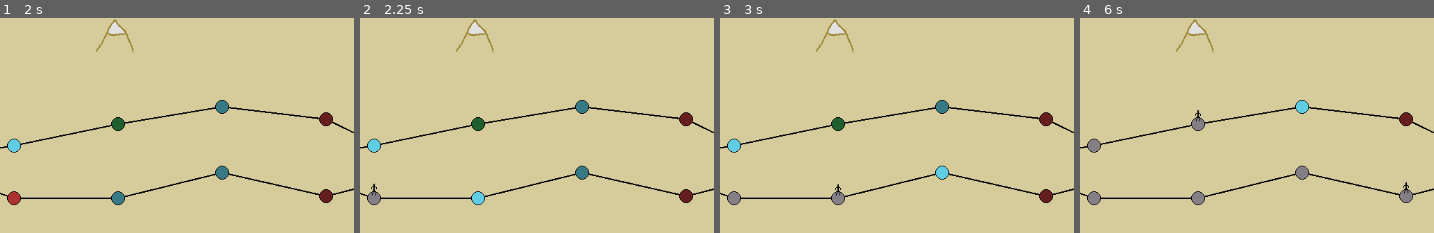
Above: before the commit, frames 1-4 (left to right).
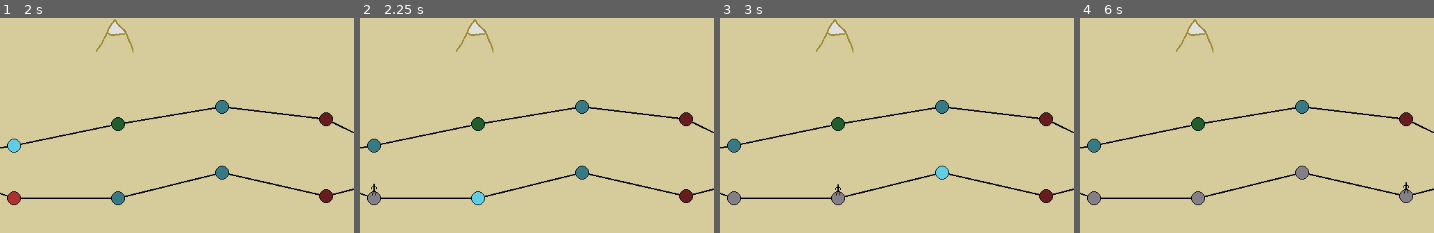
Above: after the commit, the same moments.

Repository: maxnovak/card-battle-time
Game: Godot game, scene res://Map/Map.tscn
The game is run twice, just before and just after one commit, with the same random seed, the same clock (stepped at 60 frames per second) and the same inputs. This scene is started directly instead of the project's main scene.
Inputs (mouse positions are % of the whole screen's width and height, from its top left):
- Up to frame 1 (2 s): tap Enter at 0.5 s; move the mouse to (2, 44) at 0.52 s; click (2, 44) at 0.67 s; tap Space at 1.25 s; move the mouse to (75, 45) at 1.27 s; click (75, 45) at 1.42 s
- Up to frame 2 (2.25 s): tap Enter at 2 s; move the mouse to (17, 52) at 2.02 s; click (17, 52) at 2.17 s
- Up to frame 3 (3 s): tap Space at 2.75 s; move the mouse to (31, 52) at 2.77 s; click (31, 52) at 2.92 s
- Up to frame 4 (6 s): tap Enter at 3.5 s; move the mouse to (46, 46) at 3.52 s; click (46, 46) at 3.67 s; move the mouse to (61, 51) at 4.27 s; click (61, 51) at 4.42 s; move the mouse to (17, 40) at 5.02 s; click (17, 40) at 5.17 s; move the mouse to (31, 35) at 5.77 s; click (31, 35) at 5.92 s
The pictures show only the part of the screen within x 15-65%, y 10-60%; the shares and areas given below are measured in that part.

Frame 1 is identical in both runs. In frame 2, 0.2% of the frame differs, in the area x 2-6%, y 56-63%; in frame 3, 0.2%; in frame 4, 0.5%, in the area x 2-65%, y 38-63%.

Commit message:
Remove ability to revisit other nodes after passing them

Diff:
--- a/Map/Location/location.gd
+++ b/Map/Location/location.gd
@@ -38,6 +38,8 @@
 		return
 
 	if event.is_pressed() && event.button_index == MOUSE_BUTTON_LEFT:
+		set_default_cursor_shape(Control.CURSOR_ARROW)
+		$Icon.set_default_cursor_shape(Control.CURSOR_ARROW)
 		location_event.emit(type)
 		type = LocationClass.VisitedLocationMap[type]
 		var path = LocationClass.TypeTextureMap[type]
--- a/Map/map.gd
+++ b/Map/map.gd
@@ -146,6 +146,9 @@
 	change_scene.emit(type)
 	for spot in source.parent:
 		spot.active = false
+		for parentChild in spot.child:
+			if parentChild != source:
+				parentChild.available = false
 	for spot in source.child:
 		spot.available = true
 
